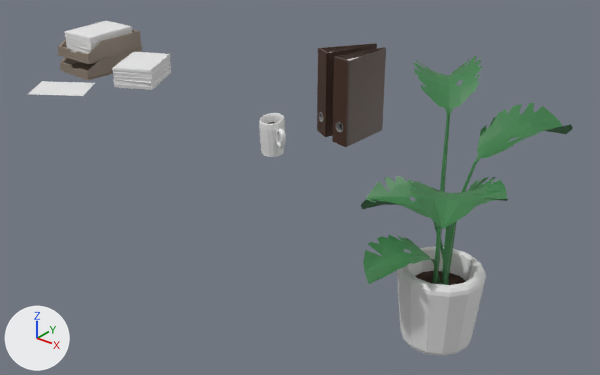
Before and after pictures for a commit that changed the glTF model static/models/Decor/decor.glb.
Before and after are seen from a camera (50 mm lens) standing at (9.03, -9.34, 4.26) and looking at (1.43, 0.16, -1.63). Lighting does not change. The marker at lower left points along +X, +Y and +Z. Vertices at the same position are counted once.

Objects in the first picture: 'binder_1', 'binder_2', 'coffee', 'paper', 'paper_holder_bottom', 'paper_holder_top', 'paper_stack_1', 'paper_stack_2', 'plant'.
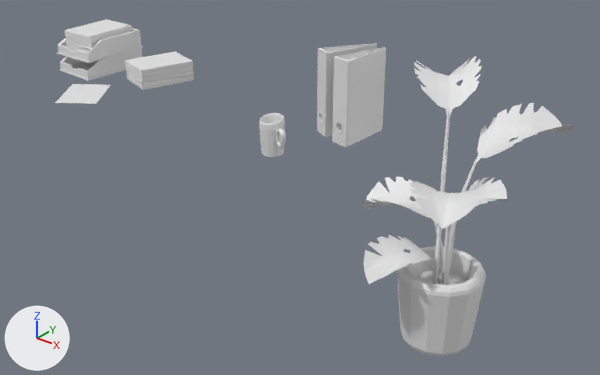
Pixel boxes [x1, y1, x2, y2] of what changed, in the pictures (600 x 375 px):
'paper_stack_1', mesh turned
    before: [112, 52, 171, 90]
    after: [125, 51, 194, 90]
'paper_holder_top', recoloured
    both: [57, 28, 143, 64]
'paper_holder_bottom', recoloured (brown to grey)
    both: [59, 48, 142, 81]
'paper', reshaped (16% narrower, 31% taller)
    before: [28, 81, 95, 96]
    after: [55, 84, 111, 104]
part 1 of me_cube_035, recoloured (brown to grey)
    both: [317, 43, 377, 137]
part 4 of me_cylinder_008, recoloured (green to white)
    both: [361, 56, 573, 285]
part 5 of me_cylinder_008, recoloured (black to grey)
    both: [415, 271, 466, 285]
part 6 of me_cube_001, recoloured
    both: [332, 47, 386, 147]
part 7 of me_cube_001, recoloured
    both: [336, 122, 343, 132]

What the commit changed:
me_cube_035 has 99 vertices, 194 faces and spans x 1.647..2.212, y 0.182..1.071, z -0.63..0.7.
me_cube_035 is used by ob_binder_1; location (0.0, 0.0, 0.0).
me_cube_035 no longer uses material mat_binder_ring_inside_material (black #000000).
me_cube_035 no longer uses material mat_binder_metal_ring_material (grey #8d8d8d).
me_cube_035 no longer uses material mat_binder_inside_material (white #e7e7e7).
me_cube_035 part 1: 74 faces spanning x 1.647..2.212, y 0.182..1.071, z -0.63..0.7 switch from mat_binder_shell_material (brown #432a1c) to no material.
me_cube_013 has 4 vertices, 2 faces and spans x -3.371..-2.177, y -1.746..-0.628, z -0.484.
me_cube_013 is used by ob_paper; location (0.0, 0.0, 0.0).
Part 2, on me_cube_013:
Vertex 0 of me_cube_013 moves from (-2.177, -1.202, -0.484) at pixel (83, 95) to (-2.29, -1.693, -0.494) at pixel (55, 102).
Vertex 1 of me_cube_013 moves from (-2.982, -1.746, -0.484) at pixel (27, 94) to (-2.858, -0.904, -0.494) at pixel (72, 83).
Vertex 2 of me_cube_013 moves from (-2.566, -0.628, -0.484) at pixel (95, 82) to (-1.728, -1.288, -0.494) at pixel (96, 103).
Vertex 3 of me_cube_013 moves from (-3.371, -1.172, -0.484) at pixel (41, 81) to (-2.296, -0.499, -0.494) at pixel (111, 84).
me_cube_012 has 84 vertices, 164 faces and spans x -3.718..-2.739, y -0.598..0.736, z -0.506..-0.178.
me_cube_012 no longer uses material mat_paper_holder_material (brown #8b7d6f).
me_cube_019 has 52 vertices, 100 faces and spans x -2.598..-1.518, y -0.562..0.638, z -0.498..-0.14.
me_cube_019 is used by ob_paper_stack_1; location (0.0, 0.0, 0.0).
me_cube_019 part 3: the whole mesh is turned -45.1 degrees about the z axis through its middle, then moved by (0.235, 0.192, 0.0).
me_cylinder_008 has 755 vertices, 1134 faces and spans x 2.85..5.35, y -1.48..1.54, z -3.32..0.77.
me_cylinder_008 is used by ob_plant; location (0.0, 0.0, 0.0).
me_cylinder_008 no longer uses material mat_plant_base_material (white #e7e7e7).
me_cylinder_008 part 4: 884 faces spanning x 2.85..5.35, y -1.48..1.54, z -2.89..0.77 switch from mat_plant_greens_material (green #3d7d49) to no material.
me_cylinder_008 part 5: 14 faces spanning x 3.66..4.56, y -0.32..0.56, z -2.43 switch from mat_plant_dirt_material (brown #321f11) to no material.
me_cube_005 has 84 vertices, 164 faces and spans x -3.683..-2.774, y -0.574..0.712, z -0.199..0.129.
me_cube_005 no longer uses material mat_paper_holder_material (brown #8b7d6f).
me_cube_001 has 99 vertices, 194 faces and spans x 2.1..2.433, y 0.055..0.984, z -0.63..0.7.
me_cube_001 is used by ob_binder_2; location (0.0, 0.0, 0.0).
me_cube_001 no longer uses material mat_binder_ring_inside_material (black #000000).
me_cube_001 no longer uses material mat_binder_inside_material (white #e7e7e7).
me_cube_001 part 6: 74 faces spanning x 2.1..2.433, y 0.055..0.984, z -0.63..0.7 switch from mat_binder_shell_material (brown #432a1c) to no material.
me_cube_001 part 7: 96 faces spanning x 2.167..2.333, y 0.062..0.169, z -0.433..-0.272 switch from mat_binder_metal_ring_material (grey #8d8d8d) to no material.
